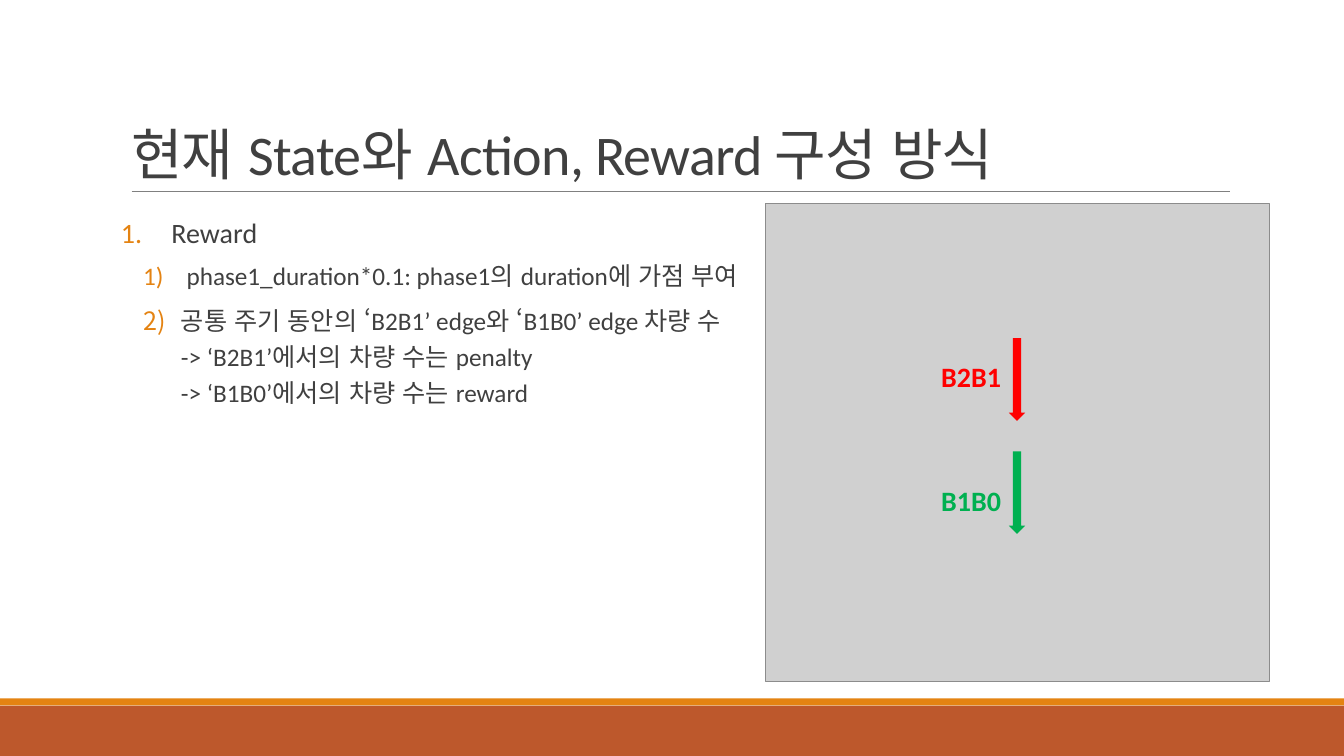
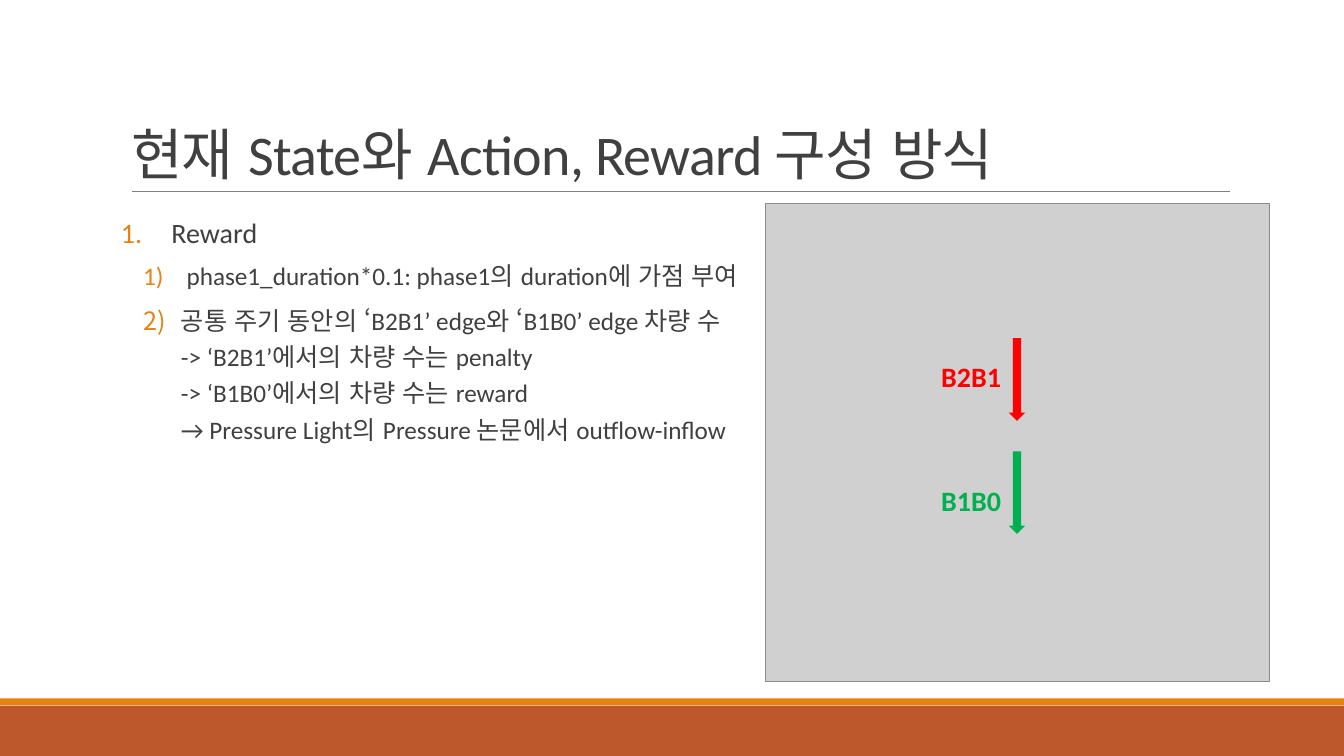
Before and after one commit to 3neutronstar/traffic-optimization_RL, a slide deck: slide 10 of 1st_Seminar(강민수).pptx. Drawn at 1344x756 pixels with LibreOffice and Linux fonts; fonts in the diff are those of the drawing; grey boxes stand for pictures. Boxes give left, top, right and bottom in pixels: in the first picture for what was removed or moved away, otherwise in the second. Text is boxed around its words. In the diff, an @@ line names an element or a change of style, - is before the commit and + after.

```diff
--- a/1st_Seminar(강민수).pptx
+++ b/1st_Seminar(강민수).pptx
@@ text at (181,308,725,444): text changed @@
-  2) 공통 주기 동안의 ‘B2B1’ edge와 ‘B1B0’ edge 차량 수
-     -> ‘B2B1’에서의 차량 수는 penalty
-     -> ‘B1B0’에서의 차량 수는 reward
+  2) 공통 주기 동안의 ‘B2B1’ edge와 ‘B1B0’ edge 차량 수
+     -> ‘B2B1’에서의 차량 수는 penalty
+     -> ‘B1B0’에서의 차량 수는 reward
+     → Pressure Light의 Pressure 논문에서 outflow-inflow
```
Also in this commit, not shown: 1 other slide changed, 8 other files.
